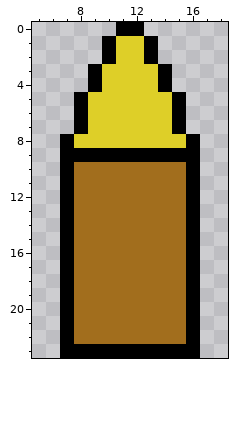
Pixel-art sprite -- 2D_Game/2D_Game/Ressources/Images/IAmmo.png. That is the earlier state.
The file is 24x24 pixels. Shown: x 5..18, y 0..23.
New version:
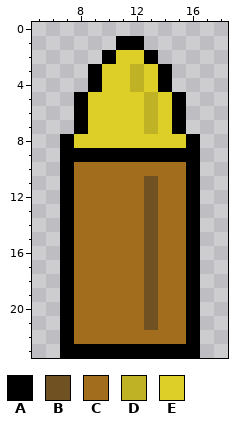
Palette (. is transparent): A #000000  B #705121  C #a26e1d  D #bfb224  E #decf28
Edits made:
y 0: x 11..12 AA -> ..
y 1: x 10..13 AEEA -> .AA.
y 3..4: x 12 E -> D
y 5..7: x 13 E -> D
y 11..21: x 13 C -> B
Changed places in both pictures, as pixel boxes (x1, y1, x2, y2):
changed: (102, 22, 158, 330)
